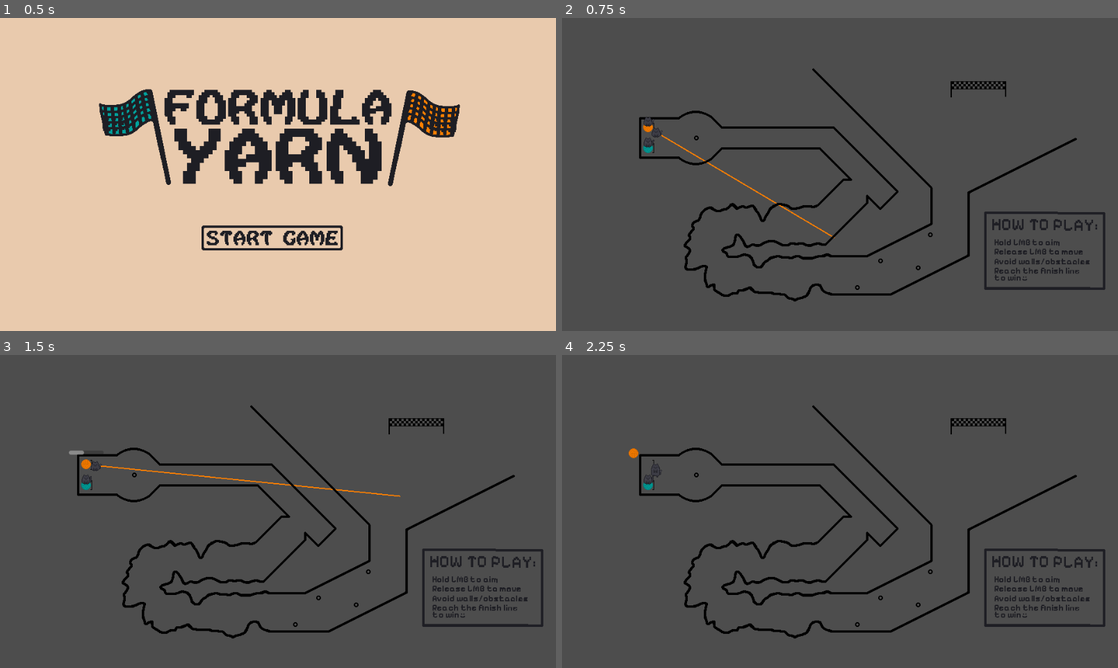
Above: before the commit, frames 1-4 (two rows, left to right).
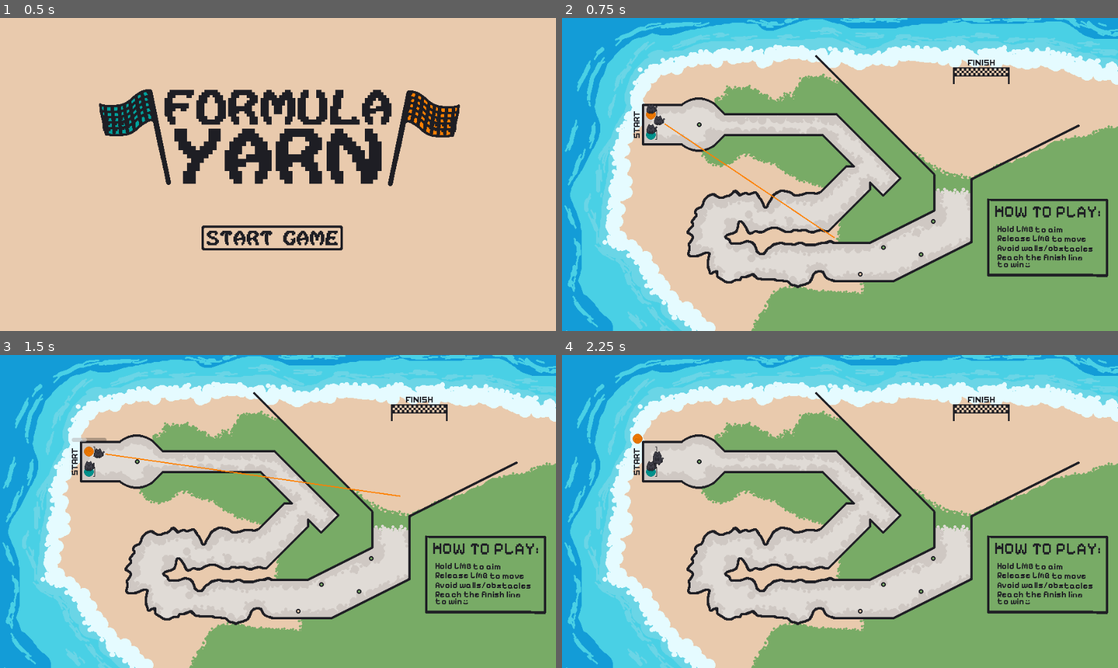
Above: after the commit, the same moments.

Repository: Anna-Toosey/Black-cat-jam-2024
Game: Godot game, scene res://scenes/main.tscn
The game is run twice, just before and just after one commit, with the same random seed, the same clock (stepped at 60 frames per second) and the same inputs.
Inputs (mouse positions are in pixels of both pictures, inside the frame that each line leads up to):
- Up to frame 1 (0.5 s): no input
- Up to frame 2 (0.75 s): click (834, 237) at 0.5 s
- Up to frame 3 (1.5 s): tap Enter at 1.25 s; move the mouse to (400, 495) at 1.27 s; press the mouse at (400, 495) at 1.28 s
- Up to frame 4 (2.25 s): move the mouse to (728, 527) at 2.02 s; release the mouse at (728, 527) at 2.03 s; click (728, 527) at 2.1 s

Frame 1 is identical in both runs. In frame 2, 99% of the frame differs, in the area x 0-100%, y 0-100%; in frame 3, 99%; in frame 4, 99%.

Commit message:
ADD: Track background and z index

Diff:
--- a/scenes/main.gd
+++ b/scenes/main.gd
@@ -11,11 +11,11 @@
 	queue_redraw()
 
 func _draw():
-	if player_one.aiming and player_one.pivot_position.distance_to(player_one.cursor_position) >= 24:
-		draw_line(player_one.pivot_position + player_one.pivot_position.direction_to(player_one.cursor_position) * 24, player_one.cursor_position, Color.html("#ff8000") , 2)
+	if player_one.aiming and player_one.pivot_position.distance_to(player_one.cursor_position) >= 28:
+		draw_line(player_one.pivot_position + player_one.pivot_position.direction_to(player_one.cursor_position) * 28, player_one.cursor_position, Color.html("#ff8000") , 2)
 
-	if player_two.aiming and player_two.pivot_position.distance_to(player_two.cursor_position) >= 24:
-		draw_line(player_two.pivot_position + player_two.pivot_position.direction_to(player_two.cursor_position) * 24, player_two.cursor_position, Color.html("#00a19c"), 2)
+	if player_two.aiming and player_two.pivot_position.distance_to(player_two.cursor_position) >= 28:
+		draw_line(player_two.pivot_position + player_two.pivot_position.direction_to(player_two.cursor_position) * 28, player_two.cursor_position, Color.html("#00a19c"), 2)
 
 func _on_start_button_pressed():
 	game_state_machine._on_transition_requested(game_state_machine.current_state, GameState.State.PLAYER1TURN)
--- a/scenes/main.tscn
+++ b/scenes/main.tscn
@@ -707,7 +707,8 @@
 script = ExtResource("1_bf1pa")
 
 [node name="Track" parent="." instance=ExtResource("2_20unx")]
-position = Vector2(481, 291)
+z_index = -1
+position = Vector2(486, 268)
 
 [node name="Finish" parent="." instance=ExtResource("4_bvwbf")]
 position = Vector2(719, 130)
@@ -715,7 +716,7 @@
 scale = Vector2(1.2932, 3.05959)
 
 [node name="Player1" parent="." groups=["players"] instance=ExtResource("6_64bo1")]
-position = Vector2(149, 189)
+position = Vector2(154, 167)
 
 [node name="YarnAnimatedSprite" parent="Player1/Yarn" index="1"]
 position = Vector2(0, -5)
@@ -723,12 +724,15 @@
 animation = &"rolling"
 frame_progress = 0.21693
 
+[node name="PowerBar" parent="Player1" index="1"]
+tint_progress = Color(0, 0.631373, 0.611765, 1)
+
 [node name="CatSprite" parent="Player1" index="2"]
 sprite_frames = SubResource("SpriteFrames_4yngv")
 animation = &"sat"
 
 [node name="Player2" parent="." groups=["players"] instance=ExtResource("6_64bo1")]
-position = Vector2(150, 225)
+position = Vector2(155, 202)
 
 [node name="YarnCollider" parent="Player2/Yarn" index="0"]
 position = Vector2(-1.5, -0.5)
@@ -738,6 +742,9 @@
 sprite_frames = SubResource("SpriteFrames_da68b")
 animation = &"rolling"
 frame_progress = 0.238009
+
+[node name="PowerBar" parent="Player2" index="1"]
+tint_progress = Color(1, 0.501961, 0, 1)
 
 [node name="CatSprite" parent="Player2" index="2"]
 sprite_frames = SubResource("SpriteFrames_3ktta")
--- a/scenes/track/track.tscn
+++ b/scenes/track/track.tscn
@@ -1,7 +1,7 @@
 [gd_scene load_steps=4 format=3 uid="uid://bv5aa7ngemdfq"]
 
 [ext_resource type="Script" path="res://scenes/track/track.gd" id="1_ntdkl"]
-[ext_resource type="Texture2D" uid="uid://xk1e0brd1vif" path="res://assets/sprites/test/track_test_2.png" id="2_c78j0"]
+[ext_resource type="Texture2D" uid="uid://c3eqkukhut1w3" path="res://assets/sprites/track/track.png" id="2_sxwax"]
 [ext_resource type="Texture2D" uid="uid://d5qkxturdfyf" path="res://assets/sprites/ui/howToPlay.png" id="3_dy1db"]
 
 [node name="Track" type="Area2D" groups=["track"]]
@@ -12,8 +12,9 @@
 position = Vector2(-270, -168)
 polygon = PackedVector2Array(-8, 52, -8, 51, -6, 49, -4, 49, -4, 48, -3, 47, -1, 47, -1, 46, 1, 46, 1, 45, 3, 45, 3, 44 …(3337 unchanged characters)…
 
-[node name="TrackTest" type="Sprite2D" parent="."]
-texture = ExtResource("2_c78j0")
+[node name="Track" type="Sprite2D" parent="."]
+position = Vector2(-6, 2)
+texture = ExtResource("2_sxwax")
 
 [node name="ObstacleCollider1" type="CollisionPolygon2D" parent="."]
 polygon = PackedVector2Array(-247, -88, -251, -88, -251, -87, -252, -87, -252, -86, -253, -86, -253, -82, -252, -82, -252, -81, -251, -81, -251, -80, -247, -80, -247, -81, -246, -81, -246, -82, -245, -82, -245, -86, -246, -86, -246, -87, -247, -87)
Binary file added: assets/sprites/track/track.png
Not shown, added: assets/sprites/track/track.png.import
